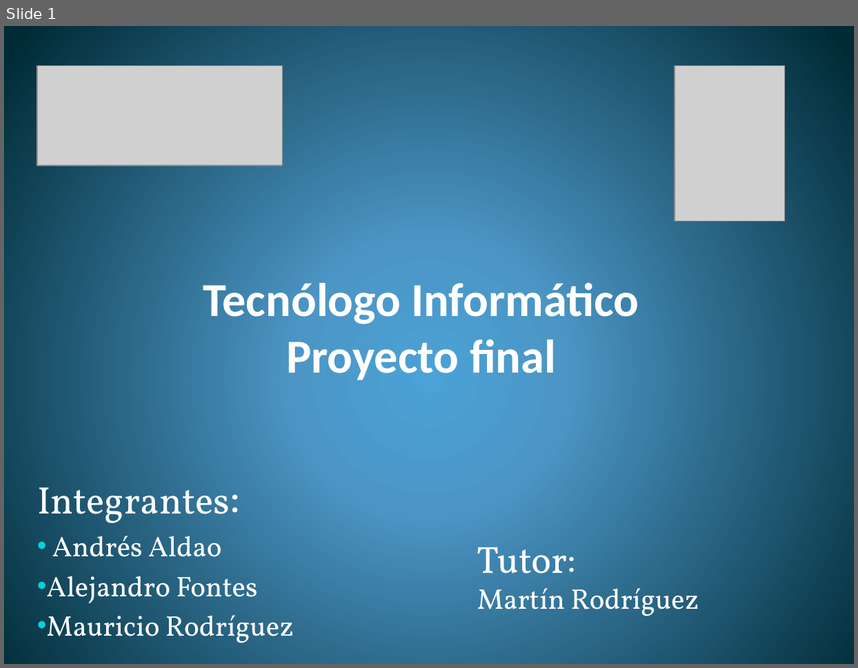
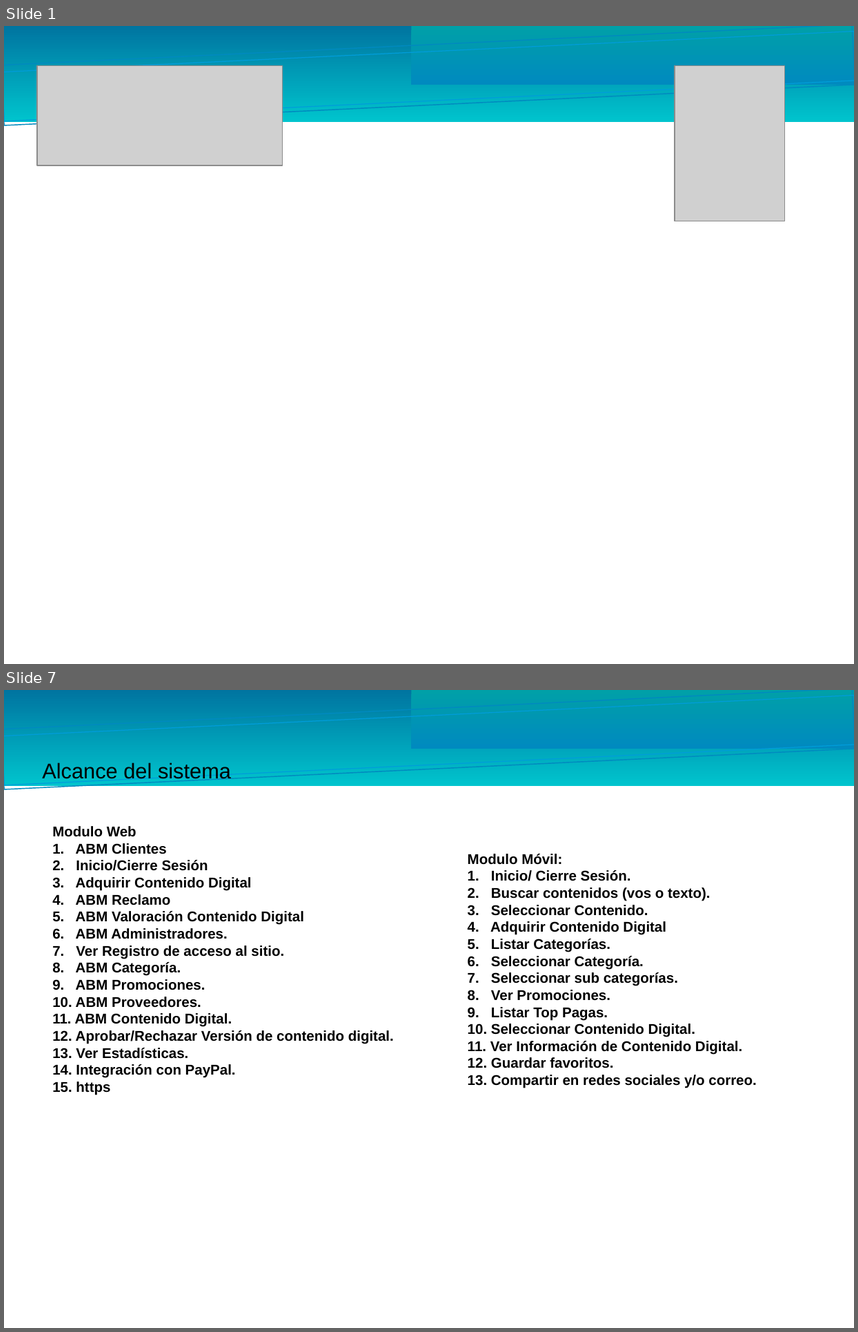
Before and after one commit to ORGTecnologo/7b6581PT, a slide deck: Documentacion/Entregas/Presentacion/Presentacion.pptx. Shown one above the other, each under a label of ours: slide 1 before the commit, slides 1 and 7 after it; the slides between them are not shown. The pictures are 858x668 and 858x1332 pixels, drawn with LibreOffice and Linux fonts; fonts in the diff are those of the drawing; grey boxes stand for pictures; background and template pictures are left out. Boxes give left, top, right and bottom in pixels: in the first picture for what was removed or moved away, otherwise in the second. Text is boxed around its words. In the diff, an @@ line names an element or a change of style, - is before the commit and + after.

```diff
--- a/Documentacion/Entregas/Presentacion/Presentacion.pptx
+++ b/Documentacion/Entregas/Presentacion/Presentacion.pptx
@@ slide 7 added at <box>4,690,854,1328</box>, background picture (left out); not listed: 4 template elements that a slide beside it also shows @@
@@ text added at <box>42,762,231,779</box>, 18 pt, text #000000 @@
+Alcance del sistema
@@ text added at <box>52,826,394,1095</box>, 12 pt, text #000000, bold @@
+Modulo Web
+1. ABM Clientes
+2. Inicio/Cierre Sesión
+3. Adquirir Contenido Digital
+4. ABM Reclamo
+5. ABM Valoración Contenido Digital
+6. ABM Administradores.
+7. Ver Registro de acceso al sitio.
+8. ABM Categoría.
+9. ABM Promociones.
+10. ABM Proveedores.
+11. ABM Contenido Digital.
+12. Aprobar/Rechazar Versión de contenido digital.
+13. Ver Estadísticas.
+14. Integración con PayPal.
+15. https
@@ text added at <box>468,854,756,1088</box>, 12 pt, text #000000, bold @@
+Modulo Móvil:
+1. Inicio/ Cierre Sesión.
+2. Buscar contenidos (vos o texto).
+3. Seleccionar Contenido.
+4. Adquirir Contenido Digital
+5. Listar Categorías.
+6. Seleccionar Categoría.
+7. Seleccionar sub categorías.
+8. Ver Promociones.
+9. Listar Top Pagas.
+10. Seleccionar Contenido Digital.
+11. Ver Información de Contenido Digital.
+12. Guardar favoritos.
+13. Compartir en redes sociales y/o correo.
@@ slide 1 changed as well @@
@@ background gradient #4AA0D6 to #4C98C7 to #002C38 to #FFFFFF @@
@@ rectangle added at <box>4,26,854,122</box>, fill gradient #0074A0 to #00C4CD @@
@@ rectangle added at <box>4,26,854,125</box>, outline #008ABF 0.85 pt @@
@@ rectangle added at <box>4,32,854,121</box>, outline #009DD9 0.74 pt @@
@@ rectangle added at <box>411,26,854,85</box>, fill gradient #00A0A8 to #008ABF @@
@@ title removed at <box>203,276,639,380</box> @@
-Tecnólogo Informático
-Proyecto final
@@ subtitle removed at <box>37,487,294,643</box> @@
-Integrantes:
-• Andrés Aldao
-• Alejandro Fontes
-• Mauricio Rodríguez
@@ text removed at <box>477,547,699,615</box> @@
-Tutor:
-Martín Rodríguez
```
Also in this commit, not shown: 22 other slides changed, 2 other files.
